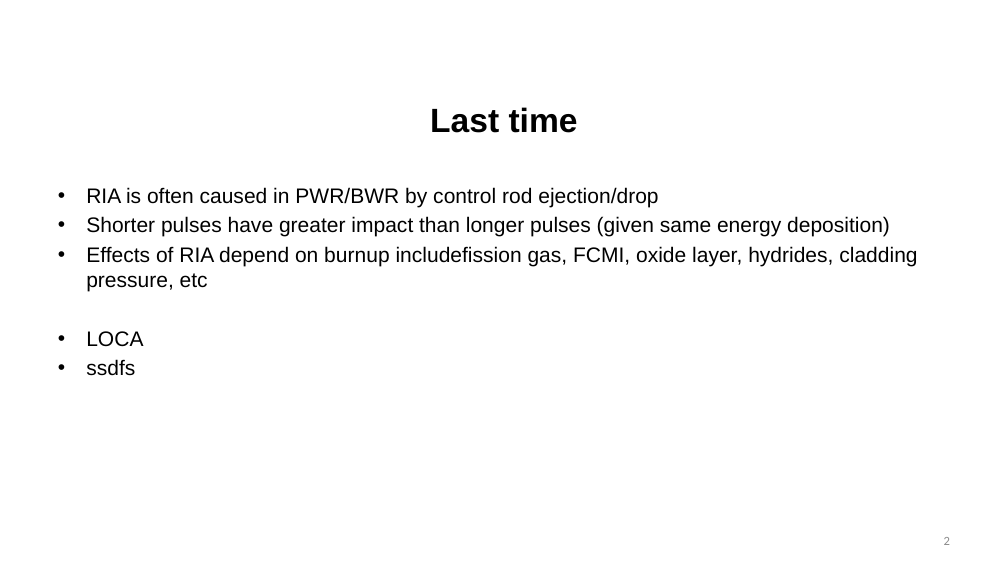
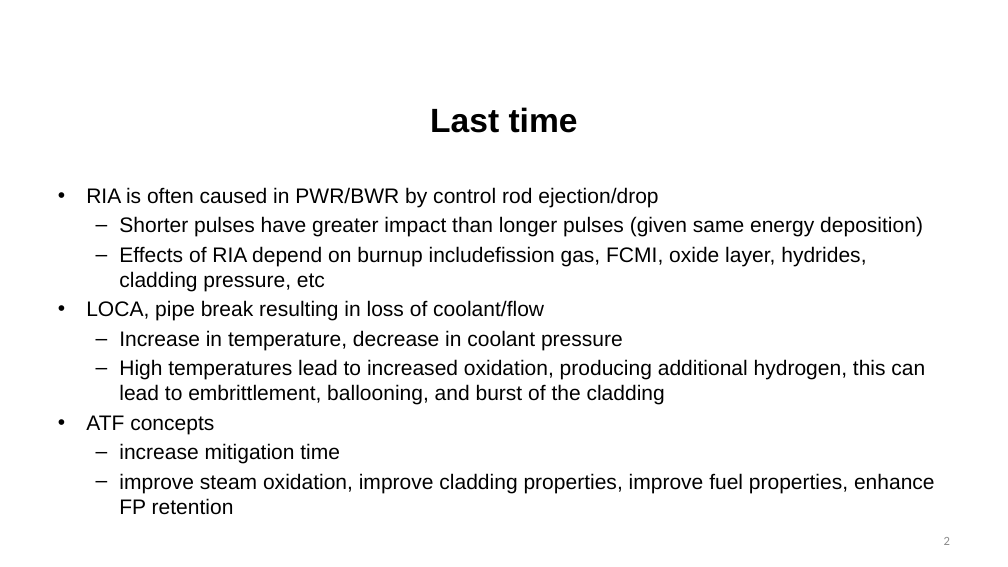
Before and after one commit to benbeeler/TEACHING, a slide deck: slide 2 of Nuclear_Fuel_Performance/NE533_Spring2024/Section4/Lec18_Limits_WaterChem.pptx. Drawn at 1008x567 pixels with LibreOffice and Linux fonts; fonts in the diff are those of the drawing; background and template pictures are left out. Boxes give left, top, right and bottom in pixels: in the first picture for what was removed or moved away, otherwise in the second. Text is boxed around its words. In the diff, an @@ line names an element or a change of style, - is before the commit and + after.

```diff
--- a/Nuclear_Fuel_Performance/NE533_Spring2024/Section4/Lec18_Limits_WaterChem.pptx
+++ b/Nuclear_Fuel_Performance/NE533_Spring2024/Section4/Lec18_Limits_WaterChem.pptx
@@ text at (119, 216, 923, 291): bullet • to –; list level 1 to 2 in "Shorter pulses have greater impact ..."; list level 1 to 2 in "Effects of RIA depend on ..." @@
@@ text at (86, 300, 935, 515): text changed @@
-• LOCA
-• ssdfs
+• LOCA, pipe break resulting in loss of coolant/flow
+  – Increase in temperature, decrease in coolant pressure
+  – High temperatures lead to increased oxidation, producing additional hydrogen, this can lead to embrittlement, ballooning, and burst of the cladding
+• ATF concepts
+  – increase mitigation time
+  – improve steam oxidation, improve cladding properties, improve fuel properties, enhance FP retention
```
Also in this commit, not shown: 5 other slides changed, 12 slides added, 14 other files.
